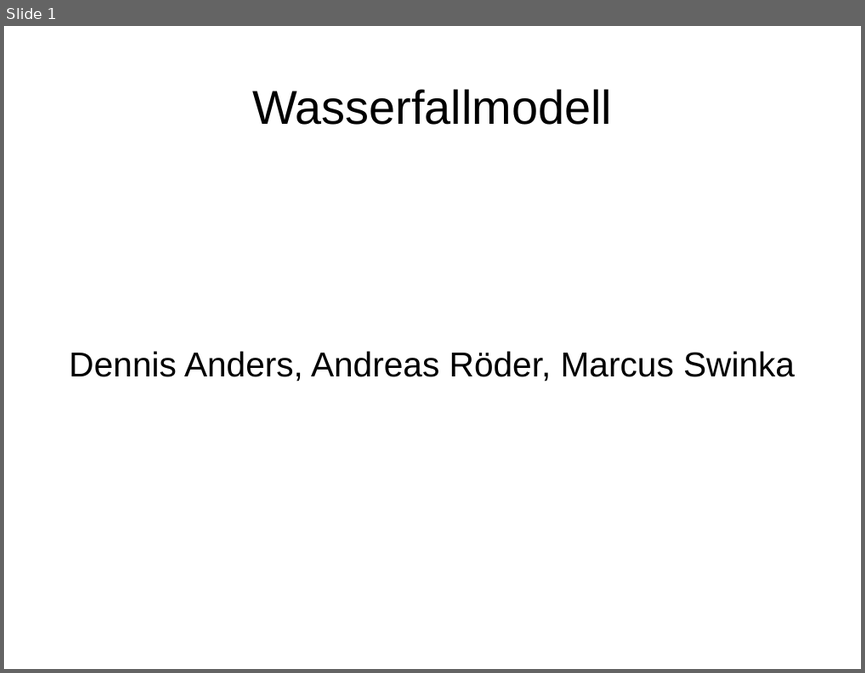
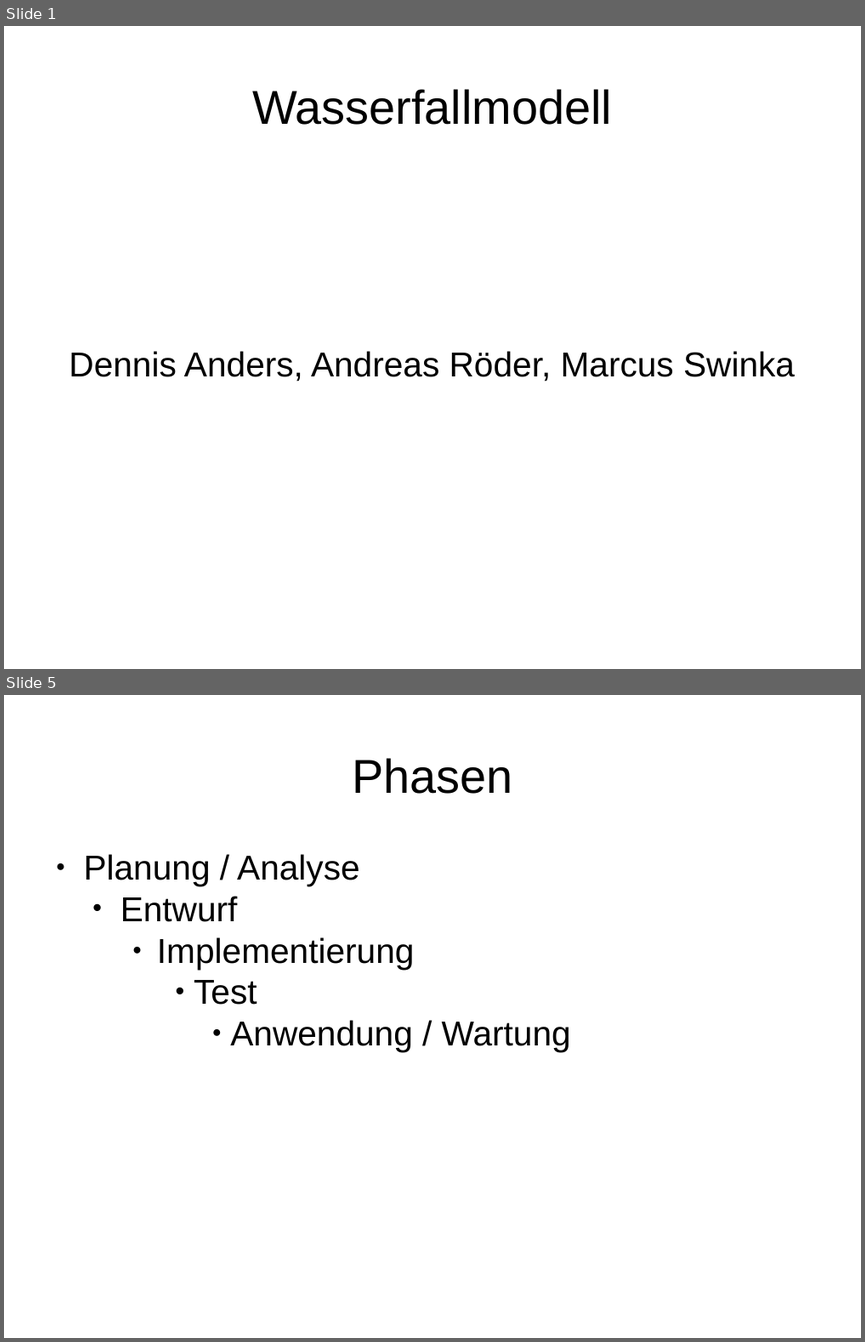
Before and after one commit to RoederAndreas/OSZIMT_Praesi_Wasserfallmodell, a slide deck: Wasserfallmodell.pptx. Shown one above the other, each under a label of ours: slide 1 before the commit, slides 1 and 5 after it; the slides between them are not shown. The pictures are 865x673 and 865x1342 pixels, drawn with LibreOffice and Linux fonts; fonts in the diff are those of the drawing. Boxes give left, top, right and bottom in pixels: in the first picture for what was removed or moved away, otherwise in the second. Text is boxed around its words. In the diff, an @@ line names an element or a change of style, - is before the commit and + after.

```diff
--- a/Wasserfallmodell.pptx
+++ b/Wasserfallmodell.pptx
@@ slide 5 added at (4,695,861,1338), background #FFFFFF @@
@@ text added at (352,758,512,794), 44 pt, text #000000 @@
+Phasen
@@ text added at (84,854,571,1052), 32 pt, text #000000 @@
+● Planung / Analyse
+  • Entwurf
+    ● Implementierung
+      • Test
+        ● Anwendung / Wartung
```
Also in this commit, not shown: 1 slide changed, 4 other slides added, 1 slide removed.
